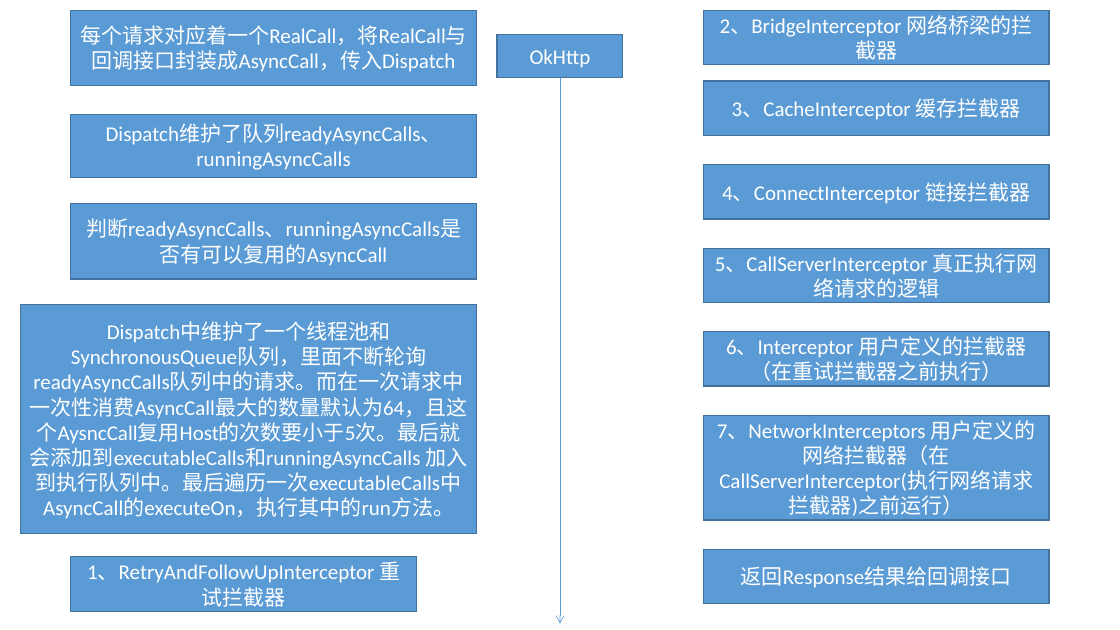
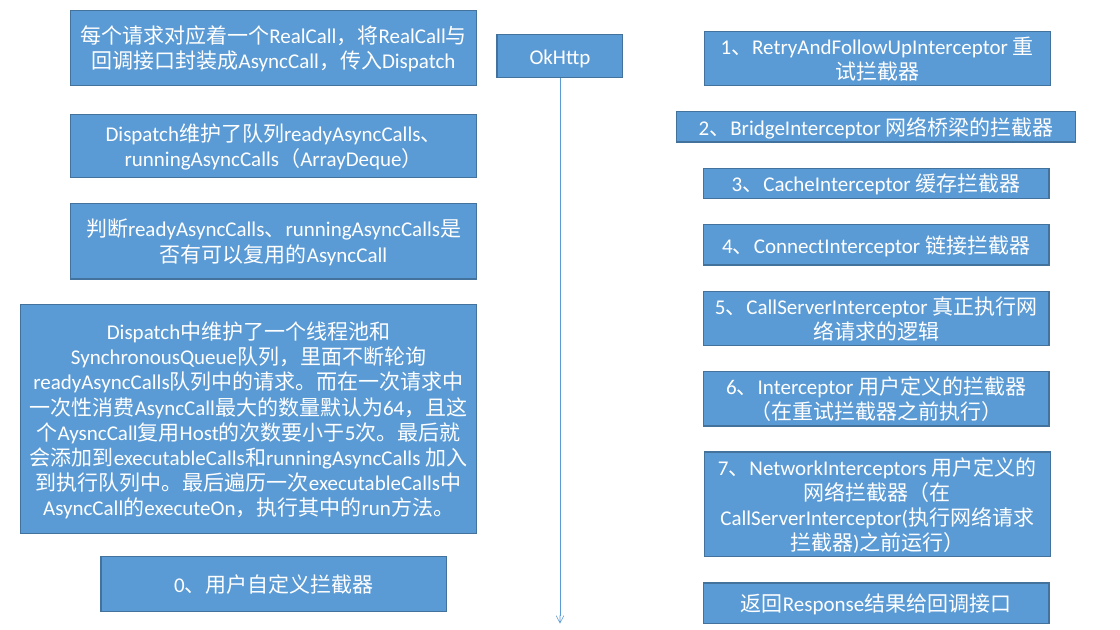
Before and after one commit to jackzhengpinwen/Android--learning--note, a slide deck: slide 1 of 开源框架/OkHttp.pptx. Drawn at 1120x630 pixels with LibreOffice and Linux fonts; fonts in the diff are those of the drawing. Boxes give left, top, right and bottom in pixels: in the first picture for what was removed or moved away, otherwise in the second. Text is boxed around its words. In the diff, an @@ line names an element or a change of style, - is before the commit and + after.

```diff
--- a/开源框架/OkHttp.pptx
+++ b/开源框架/OkHttp.pptx
@@ rectangle "1、RetryAndFollowUpInterceptor 重试拦截器" moved from (x1=71, y1=557, x2=417, y2=612) to (x1=705, y1=31, x2=1051, y2=86) @@
@@ rectangle "2、BridgeInterceptor 网络桥梁的拦截器" resized from (x1=703, y1=10, x2=1049, y2=65) to (x1=677, y1=112, x2=1076, y2=142) @@
@@ text in rectangle at (x1=106, y1=124, x2=442, y2=170): text changed @@
-Dispatch维护了队列readyAsyncCalls、runningAsyncCalls
+Dispatch维护了队列readyAsyncCalls、runningAsyncCalls（ArrayDeque）
@@ rectangle "3、CacheInterceptor 缓存拦截器" resized from (x1=703, y1=82, x2=1049, y2=136) to (x1=703, y1=168, x2=1049, y2=198) @@
@@ rectangle "4、ConnectInterceptor 链接拦截器" resized from (x1=703, y1=165, x2=1049, y2=219) to (x1=703, y1=224, x2=1049, y2=265) @@
@@ rectangle "5、CallServerInterceptor 真正执行网络请求的逻辑" moved from (x1=703, y1=248, x2=1049, y2=302) to (x1=703, y1=292, x2=1049, y2=346) @@
@@ rectangle "6、Interceptor 用户定义的拦截器（在重试拦截器之前执行）" moved from (x1=703, y1=332, x2=1049, y2=386) to (x1=703, y1=371, x2=1049, y2=426) @@
@@ rectangle "7、NetworkInterceptors 用户定义的网络拦截器（在CallServerInterceptor(执行网络 ..." moved from (x1=703, y1=415, x2=1049, y2=520) to (x1=705, y1=452, x2=1051, y2=557) @@
@@ rectangle added at (x1=101, y1=557, x2=447, y2=612), fill #5B9BD5, outline #43739E 1 pt, 18 pt, text #FFFFFF @@
+0、用户自定义拦截器
@@ rectangle "返回Response结果给回调接口" resized from (x1=703, y1=549, x2=1049, y2=604) to (x1=703, y1=583, x2=1049, y2=623) @@
```
Also in this commit, not shown: 4 slides added, 53 other files.
